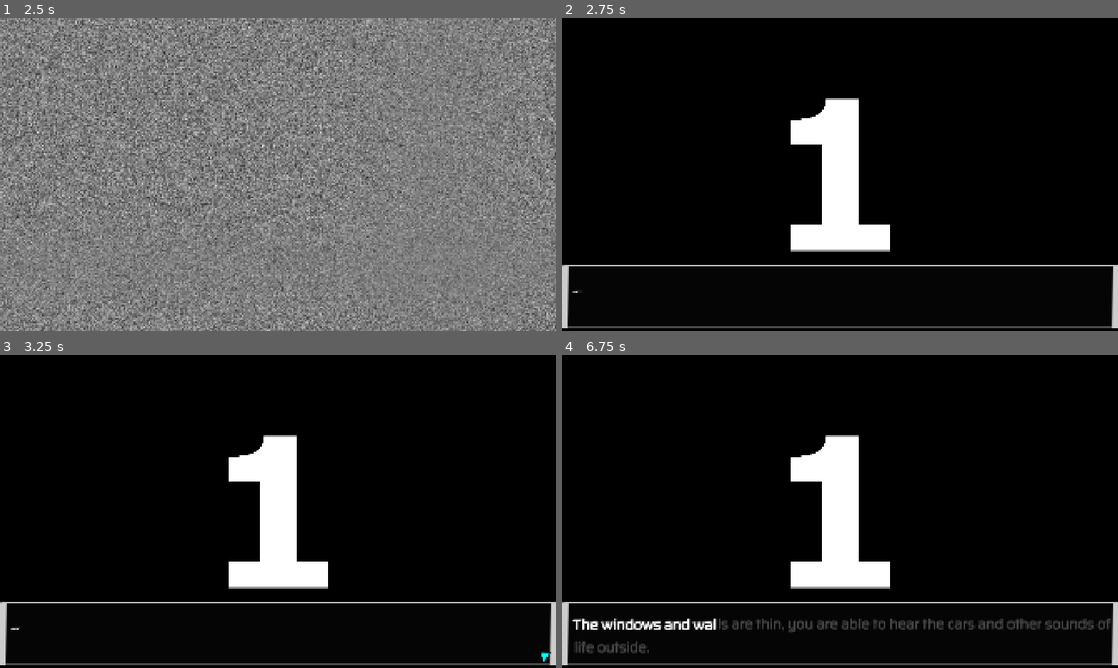
Above: before the commit, frames 1-4 (two rows, left to right).
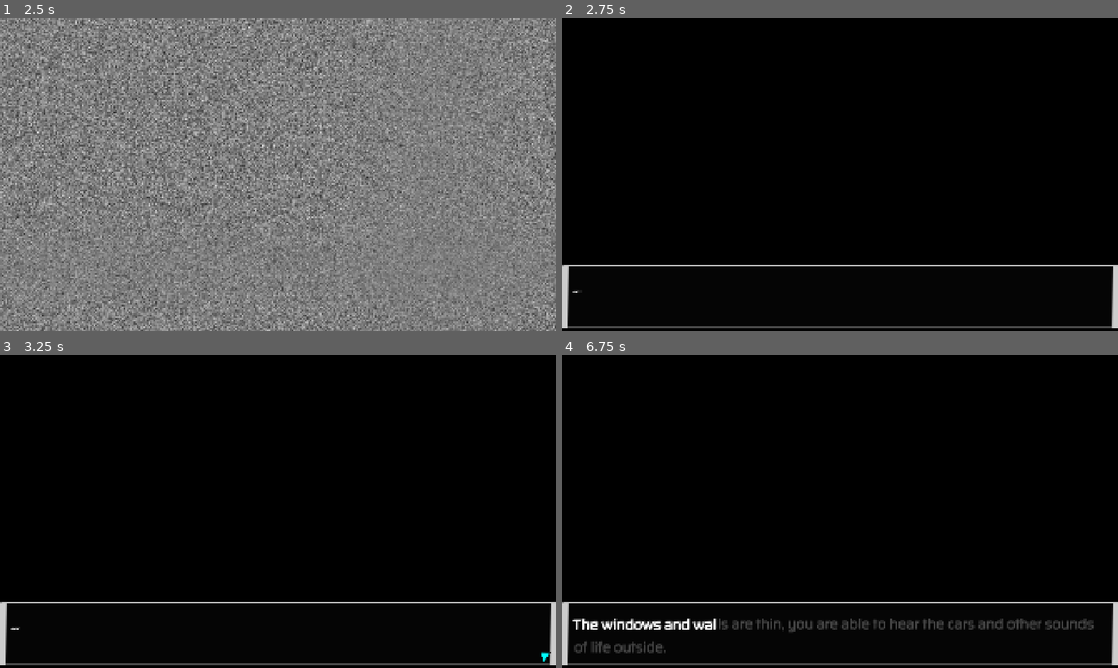
Above: after the commit, the same moments.

Repository: mathew-tran/jamegam50
Game: Godot game, scene res://Scenes/Title.tscn
The game is run twice, just before and just after one commit, with the same random seed, the same clock (stepped at 60 frames per second) and the same inputs.
Inputs (mouse positions are in pixels of both pictures, inside the frame that each line leads up to):
- Up to frame 1 (2.5 s): click "CREDITS" at 0.5 s; click "BACK" at 1.25 s; click "PLAY" at 2 s
- Up to frame 2 (2.75 s): no input
- Up to frame 3 (3.25 s): move the mouse to (400, 495) at 2.77 s; press the mouse at (400, 495) at 2.78 s
- Up to frame 4 (6.75 s): tap Enter at 3.5, 5 s; move the mouse to (728, 527) at 3.52 s; release the mouse at (728, 527) at 3.53 s; click (728, 527) at 3.6 s; tap Space at 4.25, 5.75 s; move the mouse to (895, 442) at 4.27 s; press the mouse at (895, 442) at 4.28 s; move the mouse to (812, 574) at 5.02 s; release the mouse at (812, 574) at 5.03 s; click (812, 574) at 5.1 s; move the mouse to (1006, 558) at 5.77 s; press the mouse at (1006, 558) at 5.78 s; move the mouse to (673, 464) at 6.52 s; release the mouse at (673, 464) at 6.53 s; click (673, 464) at 6.6 s

Frame 1 is identical in both runs. In frame 2, 4.7% of the frame differs, in the area x 41-59%, y 25-75%; in frame 3, 4.7%; in frame 4, 5.0%, in the area x 2-99%, y 25-96%.

Commit message:
fix up scenes and use black screen instead of the placeholders.. for now

Diff:
--- a/Prefabs/Environment/House/InteractableDoor.tscn
+++ b/Prefabs/Environment/House/InteractableDoor.tscn
@@ -1,7 +1,7 @@
 [gd_scene load_steps=6 format=3 uid="uid://bcml3rn2er3g2"]
 
 [ext_resource type="PackedScene" uid="uid://c3l54mkl1be42" path="res://Prefabs/Environment/InteractableItem.tscn" id="1_ovq1f"]
-[ext_resource type="Texture2D" uid="uid://c3j1f0xkqsocm" path="res://Art/Environment/Doorplaceholder.png" id="2_dac3w"]
+[ext_resource type="Texture2D" uid="uid://dhm62628o5ijr" path="res://Art/UI/TeleportArea.png" id="2_q5h7q"]
 [ext_resource type="Script" uid="uid://dnaixeyaslevm" path="res://Scripts/InteractableItemChangeScenes.gd" id="3_q5h7q"]
 
 [sub_resource type="RectangleShape2D" id="RectangleShape2D_dac3w"]
@@ -14,9 +14,11 @@
 size = Vector2(150, 149)
 
 [node name="InteractableDoor" instance=ExtResource("1_ovq1f")]
-texture = ExtResource("2_dac3w")
+self_modulate = Color(1, 1, 1, 0.517647)
+texture = ExtResource("2_q5h7q")
 script = ExtResource("3_q5h7q")
 SceneToChangeTo = null
+bHideIfCantBeInteracted = true
 
 [node name="CollisionShape2D" parent="Area2D" index="0"]
 shape = SubResource("RectangleShape2D_dac3w")
--- a/Prefabs/Environment/PreblockedArea/PlayerHome.tscn
+++ b/Prefabs/Environment/PreblockedArea/PlayerHome.tscn
@@ -61,6 +61,7 @@
 
 [node name="InteractableDoor" parent="." instance=ExtResource("10_vpgg6")]
 position = Vector2(1591, 733)
+bHideIfCantBeInteracted = false
 InteractText = "Go outside"
 CutScenes = Array[ExtResource("12_e6flj")]([SubResource("Resource_erwvk")])
 
@@ -73,7 +74,7 @@
 position = Vector2(630, 323)
 
 [node name="TableTrash" parent="." instance=ExtResource("17_83ffp")]
-position = Vector2(867, 1112)
+position = Vector2(851, 1099)
 
 [node name="Wardrobe" parent="." instance=ExtResource("18_w64vh")]
 position = Vector2(1412, 320)
--- a/Scenes/Cutscene.tscn
+++ b/Scenes/Cutscene.tscn
@@ -215,7 +215,7 @@
 anchor_bottom = 1.0
 offset_left = 41.0
 offset_top = 34.0
-offset_right = -12.0
+offset_right = -39.0
 offset_bottom = -21.0
 grow_horizontal = 2
 grow_vertical = 2
@@ -234,7 +234,7 @@
 anchor_bottom = 1.0
 offset_left = 36.0
 offset_top = 37.0
-offset_right = -17.0
+offset_right = -44.0
 offset_bottom = -18.0
 grow_horizontal = 2
 grow_vertical = 2
--- a/Scenes/Part1-Home.tscn
+++ b/Scenes/Part1-Home.tscn
@@ -3,7 +3,7 @@
 [ext_resource type="Script" uid="uid://bx0itqrisx6qs" path="res://Scripts/Main.gd" id="1_yyccc"]
 [ext_resource type="Script" uid="uid://byqjsgo6271ad" path="res://DataTypes/CutsceneData.gd" id="2_1n0y3"]
 [ext_resource type="Texture2D" uid="uid://rblbyjmfjndq" path="res://Art/CutSceneStills/WakeUp.PNG" id="3_bpi7m"]
-[ext_resource type="Texture2D" uid="uid://bboqsmd00emng" path="res://Art/CutSceneStills/Test1.png" id="3_k5f7n"]
+[ext_resource type="Texture2D" uid="uid://u52f2do5qjsx" path="res://Art/CutSceneStills/BlackScreen.png" id="3_yyccc"]
 [ext_resource type="Script" uid="uid://dvueh6b07v70v" path="res://DataTypes/OptionData.gd" id="4_8l0us"]
 [ext_resource type="Resource" uid="uid://rdwh1ys6h2x" path="res://Content/Characters/Character_Player.tres" id="6_tj4bo"]
 [ext_resource type="PackedScene" uid="uid://ostal422jvs1" path="res://Prefabs/Environment/PreblockedArea/PlayerHome.tscn" id="7_flwds"]
@@ -21,7 +21,7 @@
 Peeling wallpaper, old furniture, garbage in the corners and usual discomfort.
 The windows and walls are thin, you are able to hear the cars and other sounds of life outside.
 You wake up."
-BackgroundImage = ExtResource("3_k5f7n")
+BackgroundImage = ExtResource("3_yyccc")
 MusicType = 4
 Options = Array[ExtResource("4_8l0us")]([])
 ScreenEffect = 0
@@ -50,7 +50,9 @@
 [node name="Environment" parent="." instance=ExtResource("7_flwds")]
 
 [node name="InteractableDoor" parent="Environment" index="9"]
+position = Vector2(1635, 733)
 SceneToChangeTo = "uid://dvoydeg05t3xe"
+bHideIfCantBeInteracted = false
 
 [node name="Player" parent="." instance=ExtResource("8_pyjmp")]
 position = Vector2(428, 471)
--- a/Scenes/Part10-LoseHouse.tscn
+++ b/Scenes/Part10-LoseHouse.tscn
@@ -32,6 +32,7 @@
 [node name="Environment" parent="." instance=ExtResource("5_667mn")]
 
 [node name="InteractableDoor" parent="Environment" index="9"]
+bHideIfCantBeInteracted = false
 TriggerState = 2
 
 [node name="InteractableItem" parent="." instance=ExtResource("6_qri1s")]
--- a/Scenes/Part2-Outside.tscn
+++ b/Scenes/Part2-Outside.tscn
@@ -1,10 +1,11 @@
-[gd_scene load_steps=12 format=3 uid="uid://dvoydeg05t3xe"]
+[gd_scene load_steps=13 format=3 uid="uid://dvoydeg05t3xe"]
 
 [ext_resource type="Script" uid="uid://bx0itqrisx6qs" path="res://Scripts/Main.gd" id="1_5gkrr"]
 [ext_resource type="Script" uid="uid://byqjsgo6271ad" path="res://DataTypes/CutsceneData.gd" id="2_0osii"]
 [ext_resource type="Script" uid="uid://dvueh6b07v70v" path="res://DataTypes/OptionData.gd" id="3_evgd8"]
 [ext_resource type="Resource" uid="uid://df0b2wa7anxw3" path="res://Content/Characters/Character_Player_Street.tres" id="4_5gkrr"]
 [ext_resource type="PackedScene" uid="uid://dqir1nb6nyi34" path="res://Prefabs/Environment/PreblockedArea/OutsideNearHomeArea.tscn" id="5_m2c28"]
+[ext_resource type="Texture2D" uid="uid://dhm62628o5ijr" path="res://Art/UI/TeleportArea.png" id="6_0osii"]
 [ext_resource type="PackedScene" uid="uid://m7eqcxxm3e24" path="res://Prefabs/Player.tscn" id="6_hmfqx"]
 [ext_resource type="PackedScene" uid="uid://cmwjabbwgt077" path="res://Prefabs/UI/InteractPanel.tscn" id="7_2xft7"]
 
@@ -47,10 +48,9 @@
 
 [node name="OutsideNearHomeArea" parent="." instance=ExtResource("5_m2c28")]
 
-[node name="Sprite2D2" parent="OutsideNearHomeArea" index="1"]
-position = Vector2(1439, 425)
-
-[node name="InteractableItem" parent="OutsideNearHomeArea" index="2"]
+[node name="InteractableItem" parent="OutsideNearHomeArea" index="1"]
+position = Vector2(5144, 531)
+texture = ExtResource("6_0osii")
 SceneToChangeTo = "uid://bl3yxwcfopbm"
 
 [node name="CollisionShape2D" parent="OutsideNearHomeArea/InteractableItem/Area2D" index="0"]
@@ -59,13 +59,13 @@
 [node name="CollisionShape2D" parent="OutsideNearHomeArea/InteractableItem/StaticBody2D" index="0"]
 shape = SubResource("RectangleShape2D_0osii")
 
-[node name="Blocker7" parent="OutsideNearHomeArea" index="4"]
+[node name="Blocker7" parent="OutsideNearHomeArea" index="3"]
 position = Vector2(406, 764)
 
-[node name="Blocker4" parent="OutsideNearHomeArea" index="7"]
+[node name="Blocker4" parent="OutsideNearHomeArea" index="6"]
 position = Vector2(115, 399)
 
-[node name="Blocker5" parent="OutsideNearHomeArea" index="8"]
+[node name="Blocker5" parent="OutsideNearHomeArea" index="7"]
 position = Vector2(1933, 421)
 
 [node name="Player" parent="." instance=ExtResource("6_hmfqx")]
--- a/Scenes/Part3-OuterArea.tscn
+++ b/Scenes/Part3-OuterArea.tscn
@@ -183,7 +183,7 @@
 [node name="InteractableItem" type="Sprite2D" parent="."]
 position = Vector2(4042, 325)
 texture = ExtResource("12_apx80")
-offset = Vector2(250, 0)
+offset = Vector2(500, 0)
 script = ExtResource("12_8bmng")
 SceneToChangeTo = "uid://ynu4hab6besn"
 InteractText = "Go to work"
--- a/Scenes/Part4-Factory.tscn
+++ b/Scenes/Part4-Factory.tscn
@@ -148,6 +148,17 @@
 EndCutSceneSubscriber = NodePath("")
 metadata/_custom_type_script = "uid://byqjsgo6271ad"
 
+[sub_resource type="Resource" id="Resource_xkshq"]
+script = ExtResource("2_72s53")
+TextToSay = "...
+You damn machine, I hope you die!"
+Owner = ExtResource("9_41onr")
+MusicType = 2
+Options = Array[ExtResource("3_lfjbx")]([])
+ScreenEffect = 0
+EndCutSceneSubscriber = NodePath("")
+metadata/_custom_type_script = "uid://byqjsgo6271ad"
+
 [node name="Node2D" type="Node2D"]
 script = ExtResource("1_7qjir")
 StartingCutScene = Array[ExtResource("2_72s53")]([SubResource("Resource_7qjir"), SubResource("Resource_72s53"), SubResource("Resource_lfjbx"), SubResource("Resource_er777"), SubResource("Resource_1matk")])
@@ -214,4 +225,5 @@
 [node name="InteractableDoor" parent="." instance=ExtResource("11_72s53")]
 position = Vector2(1854, 590)
 SceneToChangeTo = "uid://dihft4ato04q1"
-CutScenes = Array[ExtResource("2_72s53")]([SubResource("Resource_7a2xq"), SubResource("Resource_jaiep")])
+bHideIfCantBeInteracted = false
+CutScenes = Array[ExtResource("2_72s53")]([SubResource("Resource_7a2xq"), SubResource("Resource_jaiep"), SubResource("Resource_xkshq")])
--- a/Scenes/Part5-Home.tscn
+++ b/Scenes/Part5-Home.tscn
@@ -2,7 +2,7 @@
 
 [ext_resource type="Script" uid="uid://bx0itqrisx6qs" path="res://Scripts/Main.gd" id="1_8urp1"]
 [ext_resource type="Script" uid="uid://byqjsgo6271ad" path="res://DataTypes/CutsceneData.gd" id="2_uq5xe"]
-[ext_resource type="Texture2D" uid="uid://bboqsmd00emng" path="res://Art/CutSceneStills/Test1.png" id="3_2ejhk"]
+[ext_resource type="Texture2D" uid="uid://u52f2do5qjsx" path="res://Art/CutSceneStills/BlackScreen.png" id="3_bxgyb"]
 [ext_resource type="Script" uid="uid://dvueh6b07v70v" path="res://DataTypes/OptionData.gd" id="4_bxgyb"]
 [ext_resource type="Resource" uid="uid://rdwh1ys6h2x" path="res://Content/Characters/Character_Player.tres" id="5_l54pq"]
 [ext_resource type="Texture2D" uid="uid://rblbyjmfjndq" path="res://Art/CutSceneStills/WakeUp.PNG" id="6_bxgyb"]
@@ -16,7 +16,7 @@
 script = ExtResource("2_uq5xe")
 TextToSay = "!!!
 Ugh.."
-BackgroundImage = ExtResource("3_2ejhk")
+BackgroundImage = ExtResource("3_bxgyb")
 Owner = ExtResource("5_l54pq")
 MusicType = 4
 Options = Array[ExtResource("4_bxgyb")]([])
@@ -29,7 +29,7 @@
 TextToSay = "You black out..
 Sometime later. You find yourself laying in bed at home. Trying to get up.
 "
-BackgroundImage = ExtResource("3_2ejhk")
+BackgroundImage = ExtResource("3_bxgyb")
 MusicType = 2
 Options = Array[ExtResource("4_bxgyb")]([])
 ScreenEffect = 0
@@ -39,7 +39,7 @@
 [sub_resource type="Resource" id="Resource_ovl7w"]
 script = ExtResource("2_uq5xe")
 TextToSay = "..."
-BackgroundImage = ExtResource("3_2ejhk")
+BackgroundImage = ExtResource("3_bxgyb")
 MusicType = 2
 Options = Array[ExtResource("4_bxgyb")]([])
 ScreenEffect = 0
@@ -71,7 +71,7 @@
 [sub_resource type="Resource" id="Resource_0the6"]
 script = ExtResource("2_uq5xe")
 TextToSay = ".. I can't take it anymore.. It hurts so bad.."
-BackgroundImage = ExtResource("3_2ejhk")
+BackgroundImage = ExtResource("3_bxgyb")
 Owner = ExtResource("5_l54pq")
 MusicType = 2
 Options = Array[ExtResource("4_bxgyb")]([SubResource("Resource_06vck")])
--- a/Scenes/Part6-Outside.tscn
+++ b/Scenes/Part6-Outside.tscn
@@ -9,7 +9,7 @@
 [ext_resource type="Script" uid="uid://dvueh6b07v70v" path="res://DataTypes/OptionData.gd" id="7_sgxcx"]
 [ext_resource type="AudioStream" uid="uid://c3x4n6ppqn1ol" path="res://Audio/SFX/pain.wav" id="8_a3i65"]
 [ext_resource type="Resource" uid="uid://df0b2wa7anxw3" path="res://Content/Characters/Character_Player_Street.tres" id="9_a3i65"]
-[ext_resource type="Texture2D" uid="uid://bboqsmd00emng" path="res://Art/CutSceneStills/Test1.png" id="9_f7j8j"]
+[ext_resource type="Texture2D" uid="uid://u52f2do5qjsx" path="res://Art/CutSceneStills/BlackScreen.png" id="10_a3i65"]
 [ext_resource type="Texture2D" uid="uid://djr107yw8653y" path="res://Art/Environment/House/notes.PNG" id="10_dl60f"]
 [ext_resource type="Resource" uid="uid://osbtdc63buww" path="res://Content/StoryFlags/FLAG_003_PICKUP_SHEET.tres" id="11_jwf1m"]
 [ext_resource type="AudioStream" uid="uid://b7m2orjiytd7l" path="res://Audio/SFX/static.ogg" id="12_xaqea"]
@@ -29,7 +29,12 @@
 
 [sub_resource type="Resource" id="Resource_ushc4"]
 script = ExtResource("6_20y4e")
-TextToSay = "FUCK..... FUCK."
+TextToSay = "FUCK..... FUCK.
+.. It was a mistake!
+The pain.. it's horrible.
+I gotta get this crap out of my head!
+..
+God save my sinful soul.."
 Owner = ExtResource("9_a3i65")
 MusicType = 2
 Options = Array[ExtResource("7_sgxcx")]([])
@@ -42,7 +47,7 @@
 TextToSay = "You lose conciousness.
 ..
 ."
-BackgroundImage = ExtResource("9_f7j8j")
+BackgroundImage = ExtResource("10_a3i65")
 MusicType = 2
 Options = Array[ExtResource("7_sgxcx")]([])
 ScreenEffect = 0
@@ -67,9 +72,9 @@
 
 [sub_resource type="Resource" id="Resource_gd6id"]
 script = ExtResource("6_20y4e")
-TextToSay = "You wake up.
-There is a sheet in front of you."
+TextToSay = "Huh, what's that?"
 BackgroundImage = ExtResource("10_dl60f")
+Owner = ExtResource("9_a3i65")
 MusicType = 2
 SFX = ExtResource("12_xaqea")
 Options = Array[ExtResource("7_sgxcx")]([SubResource("Resource_4646v")])
--- a/Scenes/Part7-Home.tscn
+++ b/Scenes/Part7-Home.tscn
@@ -1,12 +1,11 @@
-[gd_scene load_steps=15 format=3 uid="uid://cbj4s2vv6cope"]
+[gd_scene load_steps=14 format=3 uid="uid://cbj4s2vv6cope"]
 
 [ext_resource type="Script" uid="uid://bx0itqrisx6qs" path="res://Scripts/Main.gd" id="1_up07u"]
 [ext_resource type="Script" uid="uid://byqjsgo6271ad" path="res://DataTypes/CutsceneData.gd" id="2_pao0k"]
 [ext_resource type="Script" uid="uid://dvueh6b07v70v" path="res://DataTypes/OptionData.gd" id="3_a7dly"]
 [ext_resource type="Resource" uid="uid://rdwh1ys6h2x" path="res://Content/Characters/Character_Player.tres" id="4_a7dly"]
-[ext_resource type="Texture2D" uid="uid://bboqsmd00emng" path="res://Art/CutSceneStills/Test1.png" id="4_f41g3"]
+[ext_resource type="Texture2D" uid="uid://u52f2do5qjsx" path="res://Art/CutSceneStills/BlackScreen.png" id="5_a7dly"]
 [ext_resource type="AudioStream" uid="uid://d1s3uaydrbhom" path="res://Audio/SFX/sniff.wav" id="5_pao0k"]
-[ext_resource type="Texture2D" uid="uid://col6mb1s1fvko" path="res://Art/CutSceneStills/Test2.png" id="5_ymdno"]
 [ext_resource type="PackedScene" uid="uid://ostal422jvs1" path="res://Prefabs/Environment/PreblockedArea/PlayerHome.tscn" id="6_10vx3"]
 [ext_resource type="PackedScene" uid="uid://m7eqcxxm3e24" path="res://Prefabs/Player.tscn" id="7_3s3xf"]
 [ext_resource type="PackedScene" uid="uid://cmwjabbwgt077" path="res://Prefabs/UI/InteractPanel.tscn" id="8_k7jmg"]
@@ -27,7 +26,7 @@
 TextToSay = "Oh fuck..
 ..
 My God, the pain. Is it finally over? I can't believe it.."
-BackgroundImage = ExtResource("4_f41g3")
+BackgroundImage = ExtResource("5_a7dly")
 Owner = ExtResource("4_a7dly")
 MusicType = 2
 SFX = ExtResource("5_pao0k")
@@ -39,6 +38,7 @@
 [sub_resource type="Resource" id="Resource_p2i1t"]
 script = ExtResource("2_pao0k")
 TextToSay = "You drop to the ground immediately."
+BackgroundImage = ExtResource("5_a7dly")
 MusicType = 2
 Options = Array[ExtResource("3_a7dly")]([])
 ScreenEffect = 0
@@ -48,7 +48,7 @@
 [sub_resource type="Resource" id="Resource_00ljf"]
 script = ExtResource("2_pao0k")
 TextToSay = "Oh.. That's how it is.."
-BackgroundImage = ExtResource("5_ymdno")
+BackgroundImage = ExtResource("5_a7dly")
 Owner = ExtResource("4_a7dly")
 MusicType = 2
 Options = Array[ExtResource("3_a7dly")]([])
@@ -69,6 +69,9 @@
 [node name="Player" parent="." instance=ExtResource("7_3s3xf")]
 position = Vector2(-26, 849)
 
+[node name="AnimatedSprite2D" parent="Player" index="1"]
+animation = &"idle"
+
 [node name="CanvasLayer" type="CanvasLayer" parent="."]
 
 [node name="Panel" parent="CanvasLayer" groups=["InteractPanel"] instance=ExtResource("8_k7jmg")]
@@ -80,3 +83,4 @@
 blend_mode = 2
 
 [editable path="Environment"]
+[editable path="Player"]
--- a/Scenes/Part8-Dream.tscn
+++ b/Scenes/Part8-Dream.tscn
@@ -1,8 +1,7 @@
-[gd_scene load_steps=29 format=3 uid="uid://bg5rv4fo3we8r"]
+[gd_scene load_steps=30 format=3 uid="uid://bg5rv4fo3we8r"]
 
 [ext_resource type="Script" uid="uid://bx0itqrisx6qs" path="res://Scripts/Main.gd" id="1_bjs68"]
 [ext_resource type="Script" uid="uid://byqjsgo6271ad" path="res://DataTypes/CutsceneData.gd" id="2_pg5py"]
-[ext_resource type="Texture2D" uid="uid://col6mb1s1fvko" path="res://Art/CutSceneStills/Test2.png" id="3_3rod6"]
 [ext_resource type="Script" uid="uid://dvueh6b07v70v" path="res://DataTypes/OptionData.gd" id="4_aaji3"]
 [ext_resource type="Resource" uid="uid://rdwh1ys6h2x" path="res://Content/Characters/Character_Player.tres" id="5_od1vv"]
 [ext_resource type="PackedScene" uid="uid://cic07ev5n0vgg" path="res://Prefabs/Environment/Blockers/Blocker.tscn" id="6_3rod6"]
@@ -11,16 +10,15 @@
 [ext_resource type="PackedScene" uid="uid://cmwjabbwgt077" path="res://Prefabs/UI/InteractPanel.tscn" id="7_pvgoq"]
 [ext_resource type="PackedScene" uid="uid://cd7vultm6esdi" path="res://Prefabs/Environment/OneTimeCollideCutScene.tscn" id="8_ia3fu"]
 [ext_resource type="Script" uid="uid://xaed3k8cptud" path="res://Scripts/CoverPanel.gd" id="10_7rjx3"]
-[ext_resource type="Texture2D" uid="uid://dbeodcufdlern" path="res://Art/CutSceneStills/Test3.png" id="10_s7xk8"]
 [ext_resource type="Resource" uid="uid://d11bgo02eako0" path="res://Content/StoryFlags/FLAG_007_FIRST_DREAM.tres" id="11_7rjx3"]
 [ext_resource type="Texture2D" uid="uid://bmxsaf08tpagg" path="res://Art/CutSceneStills/WhaleAppearse.PNG" id="11_od1vv"]
 [ext_resource type="Texture2D" uid="uid://rblbyjmfjndq" path="res://Art/CutSceneStills/WakeUp.PNG" id="12_7rjx3"]
 [ext_resource type="Texture2D" uid="uid://dfmwc7ld0mshy" path="res://Art/CutSceneStills/hallucination1.PNG" id="14_pvgoq"]
+[ext_resource type="Texture2D" uid="uid://u52f2do5qjsx" path="res://Art/CutSceneStills/BlackScreen.png" id="16_pvgoq"]
 
 [sub_resource type="Resource" id="Resource_1awfp"]
 script = ExtResource("2_pg5py")
 TextToSay = "You suddenly find yourself among the clouds."
-BackgroundImage = ExtResource("3_3rod6")
 MusicType = 2
 Options = Array[ExtResource("4_aaji3")]([])
 ScreenEffect = 0
@@ -29,7 +27,11 @@
 
 [sub_resource type="Resource" id="Resource_5uir8"]
 script = ExtResource("2_pg5py")
-TextToSay = "I want..
+TextToSay = "What’s this?
+Am I…
+Am I dead?
+..
+I want..
 I want to walk a bit. It's God's will."
 Owner = ExtResource("5_od1vv")
 MusicType = 1
@@ -45,6 +47,33 @@
 script = ExtResource("2_pg5py")
 TextToSay = "A space whale suddenly swoops over.
 You begin to speak to yourself."
+BackgroundImage = ExtResource("11_od1vv")
+MusicType = 2
+Options = Array[ExtResource("4_aaji3")]([])
+ScreenEffect = 0
+EndCutSceneSubscriber = NodePath("")
+metadata/_custom_type_script = "uid://byqjsgo6271ad"
+
+[sub_resource type="Resource" id="Resource_pvgoq"]
+script = ExtResource("2_pg5py")
+TextToSay = "Where..
+Where am I? Am I dead?
+"
+BackgroundImage = ExtResource("11_od1vv")
+Owner = ExtResource("5_od1vv")
+MusicType = 2
+Options = Array[ExtResource("4_aaji3")]([])
+ScreenEffect = 0
+EndCutSceneSubscriber = NodePath("")
+metadata/_custom_type_script = "uid://byqjsgo6271ad"
+
+[sub_resource type="Resource" id="Resource_ia3fu"]
+script = ExtResource("2_pg5py")
+TextToSay = "The whale talks,
+\"No my friend... you are more alive than ever.\"
+\"Come closer I'll show you a life, a life that everyone deserves\"
+\"Life without the darkening of harsh reality\"
+.."
 BackgroundImage = ExtResource("11_od1vv")
 MusicType = 2
 Options = Array[ExtResource("4_aaji3")]([])
@@ -117,7 +146,7 @@
 script = ExtResource("2_pg5py")
 TextToSay = "Some time passes.
 You exhange money with a stranger in a mask."
-BackgroundImage = ExtResource("10_s7xk8")
+BackgroundImage = ExtResource("16_pvgoq")
 MusicType = 2
 Options = Array[ExtResource("4_aaji3")]([])
 ScreenEffect = 0
@@ -128,7 +157,7 @@
 script = ExtResource("2_pg5py")
 TextToSay = "But what I got was a free sample.
 I needed to pay for the next doses. And it was very expensive.."
-BackgroundImage = ExtResource("10_s7xk8")
+BackgroundImage = ExtResource("16_pvgoq")
 Owner = ExtResource("5_od1vv")
 MusicType = 2
 Options = Array[ExtResource("4_aaji3")]([])
@@ -142,7 +171,7 @@
 And then, I had no money left.
 I spent everything for an opportunity to go on a fantastic sky journey saddling the black whales.
 I didn’t have a choice… I had to sell my property"
-BackgroundImage = ExtResource("3_3rod6")
+BackgroundImage = ExtResource("16_pvgoq")
 Owner = ExtResource("5_od1vv")
 MusicType = 2
 Options = Array[ExtResource("4_aaji3")]([])
@@ -218,5 +247,5 @@
 
 [node name="OneTimeCollideCutScene" parent="." instance=ExtResource("8_ia3fu")]
 position = Vector2(-79, 241)
-Cutscenes = Array[ExtResource("2_pg5py")]([SubResource("Resource_8g6cp"), SubResource("Resource_p06xb"), SubResource("Resource_wqo1j"), S …(185 unchanged characters)…
+Cutscenes = Array[ExtResource("2_pg5py")]([SubResource("Resource_8g6cp"), SubResource("Resource_pvgoq"), SubResource("Resource_ia3fu"), SubResource("Resource_p06xb"), SubResource("Resource_wqo1j"), S …(185 unchanged characters)…
 SceneToChangeTo = "uid://2xyyik2trpn"
--- a/Scenes/Part9-HomeSale.tscn
+++ b/Scenes/Part9-HomeSale.tscn
@@ -34,6 +34,7 @@
 [node name="Environment" parent="." instance=ExtResource("6_qkr8h")]
 
 [node name="InteractableDoor" parent="Environment" index="9"]
+bHideIfCantBeInteracted = false
 TriggerState = 2
 
 [node name="Node2D" type="Node2D" parent="."]
--- a/Scripts/InteractableItemChangeScenes.gd
+++ b/Scripts/InteractableItemChangeScenes.gd
@@ -2,6 +2,12 @@
 class_name InteractableItemChangeScenes
 
 @export_file("*.tscn") var SceneToChangeTo
+@export var bHideIfCantBeInteracted = false
+
+func _ready() -> void:
+	if bHideIfCantBeInteracted:
+		if TriggerState == TRIGGER_STATE.CANNOT_BE_TRIGGERED:
+			visible = false
 
 func DoPostInteraction():
 	TransitionScene.TransitionToScene(load(SceneToChangeTo))
Binary file added: Art/UI/TeleportArea.png
Not shown, added: Art/UI/TeleportArea.png.import
Not shown: 1 places in Scenes/Part4-Factory.tscn that only renumber resources
